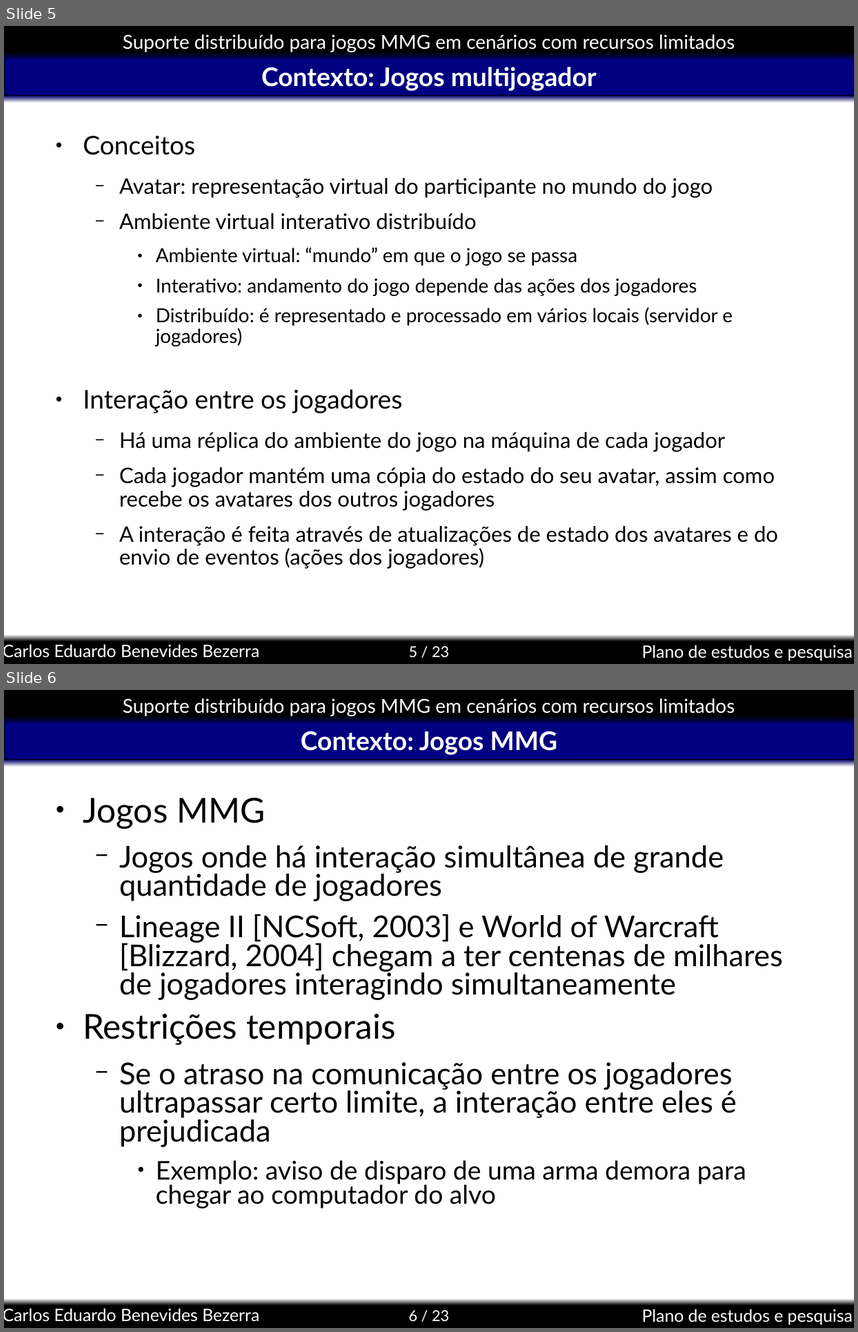
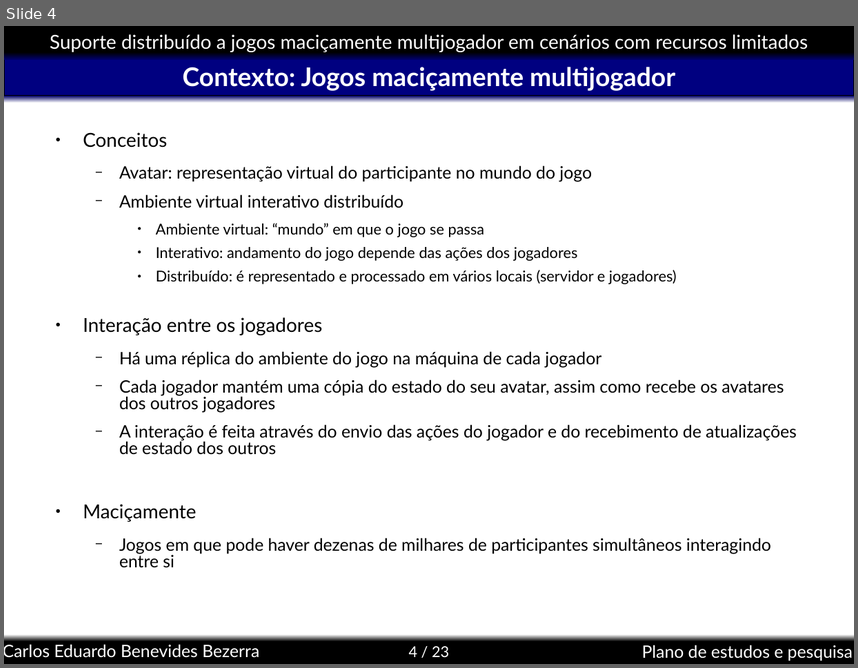
Before and after one commit to kdubezerra/kdubezerra, a slide deck: textos/semac/Semac_Defesa.ppt. Shown one above the other, each under a label of ours: slides 5 and 6 before the commit, slide 4 after it. The pictures are 858x1332 and 858x668 pixels, drawn with LibreOffice and Linux fonts; fonts in the diff are those of the drawing; background and template pictures are left out. Boxes give left, top, right and bottom in pixels: in the first picture for what was removed or moved away, otherwise in the second. Text is boxed around its words. In the diff, an @@ line names an element or a change of style, - is before the commit and + after.

```diff
--- a/textos/semac/Semac_Defesa.ppt
+++ b/textos/semac/Semac_Defesa.ppt
@@ slide 6 removed at (x1=4, y1=690, x2=854, y2=1328), background #FFFFFF; not listed: 8 template elements that a slide beside it also shows @@
@@ title removed at (x1=301, y1=731, x2=557, y2=755) @@
-Contexto: Jogos MMG
@@ text removed at (x1=83, y1=798, x2=783, y2=1208) @@
-● Jogos MMG
-  − Jogos onde há interação simultânea de grande quantidade de jogadores
-  − Lineage II [NCSoft, 2003] e World of Warcraft [Blizzard, 2004] chegam a ter centenas de milhares de jogadores interagindo simultaneamente
-● Restrições temporais
-  − Se o atraso na comunicação entre os jogadores ultrapassar certo limite, a interação entre eles é prejudicada
-    ● Exemplo: aviso de disparo de uma arma demora para chegar ao computador do alvo
@@ what was slide 5 is now slide 4 @@
@@ slide 4 changed as well @@
@@ text in rectangle at (x1=50, y1=34, x2=808, y2=52): text changed @@
-Suporte distribuído para jogos MMG em cenários com recursos limitados
+Suporte distribuído a jogos maciçamente multijogador em cenários com recursos limitados
@@ title at (x1=183, y1=67, x2=675, y2=91): text changed @@
-Contexto: Jogos multijogador
+Contexto: Jogos maciçamente multijogador
@@ text at (x1=83, y1=132, x2=784, y2=412): size 24 to 18 pt in "Conceitos", "Interação entre os jogadores"; size 20 to 16 pt in "Avatar: representação virtual do participante no mundo ...", "Ambiente virtual interativo distribuído", "Há uma réplica do ambiente do jogo ...", "Cada jogador mantém uma cópia do estado ..."; size 18 to 14 pt in "Ambiente virtual: “mundo” em que o jogo ...", "Interativo: andamento do jogo depende das ações ...", "Distribuído: é representado e processado em vários ..."; line spacing 0.9 to 0.8 @@
@@ text at (x1=83, y1=424, x2=797, y2=568): text changed; size 20 to 16 pt @@
-  − A interação é feita através de atualizações de estado dos avatares e do envio de eventos (ações dos jogadores)
+  − A interação é feita através do envio das ações do jogador e do recebimento de atualizações de estado dos outros
+● Maciçamente
+  − Jogos em que pode haver dezenas de milhares de participantes simultâneos interagindo entre si
@@ page number at (x1=409, y1=646, x2=449, y2=657): text changed @@
-5 / 23
+4 / 23
```
Also in this commit, not shown: 11 other slides changed, 10 other slides removed.
